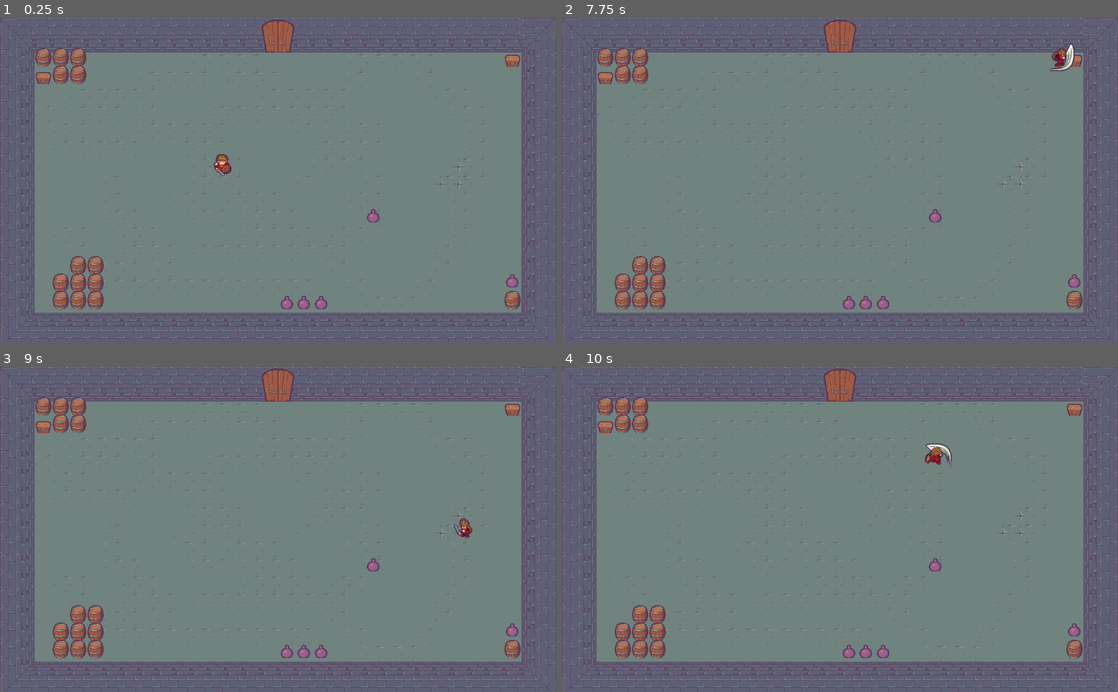
Above: before the commit, frames 1-4 (two rows, left to right).
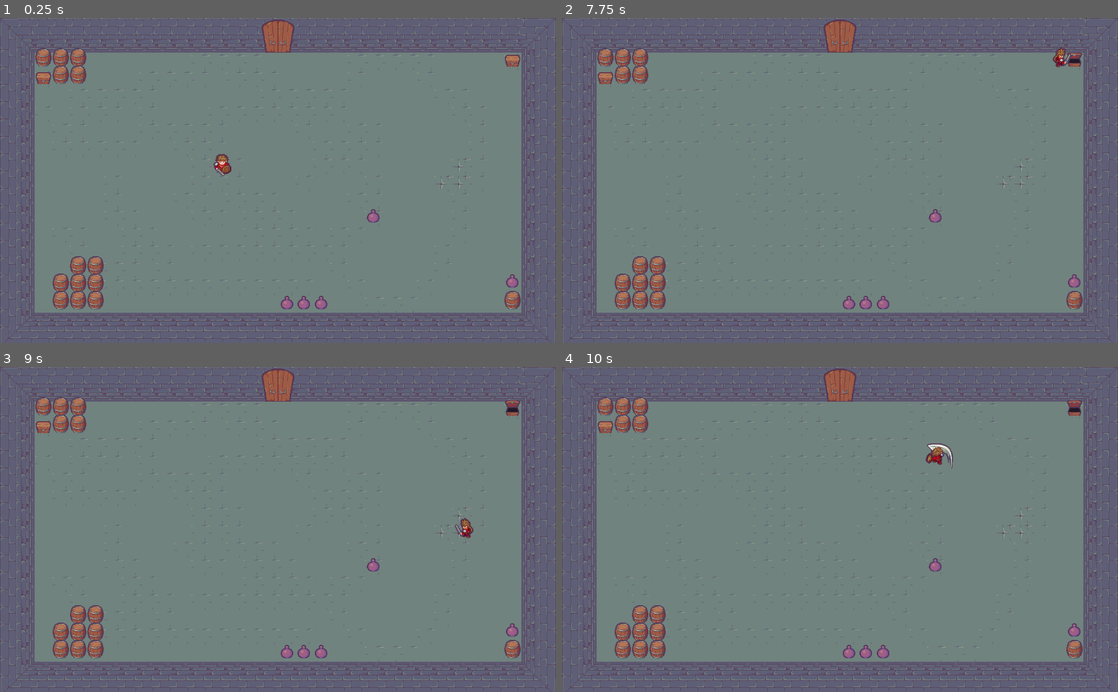
Above: after the commit, the same moments.

Repository: Franofarion/Godot-2D-ZeldIsaac-Tutorial
Game: Godot game, scene res://Scenes/Levels/Level.tscn
Two runs of this game, one before a commit and one after it. Both use one fixed random seed, a clock stepped at 60 frames per second and the inputs below.
Inputs:
- Up to frame 1 (0.25 s): no input
- Up to frame 2 (7.75 s): tap Enter (ui_accept) at 0.5, 0.77, 1.52, 3.02, 3.77, 4.52, 6.02, 6.77, 7.52 s; hold Up (ui_up) 0.53-2.03 s; hold Left (ui_left) 2.03-3.53 s; hold Down (ui_down) 3.53-4.28 s; hold Right (ui_right) 4.28-5.03 s; hold Up (ui_up) 5.03-5.78 s; hold Right (ui_right) from 5.78 s (still down)
- Up to frame 3 (9 s): release Right (ui_right) at 8.03 s; hold Down (ui_down) 8.03-8.78 s; hold Left (ui_left) from 8.78 s (still down)
- Up to frame 4 (10 s): tap Enter (ui_accept) at 9.02, 9.77 s; release Left (ui_left) at 9.53 s; hold Up (ui_up) from 9.53 s (still down)

The runs differ from the first frame. In frame 1, less than 0.1% of the frame differs, in the area x 6-94%, y 11-21%; in frame 2, 0.3%; in frame 3, 0.2%; in frame 4, 0.3%, in the area x 6-94%, y 10-32%.

Commit message:
interact with chest

Diff:
--- a/Scenes/Character/Character.gd
+++ b/Scenes/Character/Character.gd
@@ -113,6 +113,15 @@
 		if body.has_method('destroy'):
 			body.destroy()
 
+func _interaction_attempt() -> bool:
+	var bodies_array = attack_hitbox.get_overlapping_bodies()
+
+	for body in bodies_array:
+		if body.has_method('interact'):
+			body.interact()
+			return true
+
+	return false
 
 #### SIGNAL RESPONSES ####
 
@@ -122,6 +131,9 @@
 
 
 func _on_state_changed():
+	if state == STATE.ATTACK:
+		if _interaction_attempt():
+			set_state(STATE.IDLE)
 	_update_animation()
 
 
--- /dev/null
+++ b/Scenes/InteractiveObjects/Chest/Chest.gd
@@ -0,0 +1,23 @@
+extends StaticBody2D
+
+onready var animated_sprite = $AnimatedSprite
+onready var colision_shape = $CollisionShape2D
+
+enum STATE {
+	IDLE,
+	OPENING,
+	OPEN
+}
+
+var state : int = STATE.IDLE
+
+func interact() -> void:
+	if state != STATE.IDLE:
+		return
+	state = STATE.OPENING
+	animated_sprite.play('Open')
+
+
+func _on_AnimatedSprite_animation_finished():
+	if animated_sprite.get_animation() == 'Open':
+		state = STATE.OPEN
--- /dev/null
+++ b/Scenes/InteractiveObjects/Chest/Chest.tscn
@@ -0,0 +1,53 @@
+[gd_scene load_steps=10 format=2]
+
+[ext_resource path="res://Scenes/InteractiveObjects/Chest/Chest_SpriteSheet.png" type="Texture" id=1]
+[ext_resource path="res://Scenes/InteractiveObjects/Chest/Chest.gd" type="Script" id=2]
+
+[sub_resource type="AtlasTexture" id=1]
+atlas = ExtResource( 1 )
+region = Rect2( 0, 0, 64, 64 )
+
+[sub_resource type="AtlasTexture" id=2]
+atlas = ExtResource( 1 )
+region = Rect2( 64, 0, 64, 64 )
+
+[sub_resource type="AtlasTexture" id=3]
+atlas = ExtResource( 1 )
+region = Rect2( 128, 0, 64, 64 )
+
+[sub_resource type="AtlasTexture" id=4]
+atlas = ExtResource( 1 )
+region = Rect2( 192, 0, 64, 64 )
+
+[sub_resource type="AtlasTexture" id=5]
+atlas = ExtResource( 1 )
+region = Rect2( 256, 0, 64, 64 )
+
+[sub_resource type="SpriteFrames" id=6]
+animations = [ {
+"frames": [ SubResource( 1 ) ],
+"loop": false,
+"name": "Idle",
+"speed": 5.0
+}, {
+"frames": [ SubResource( 2 ), SubResource( 3 ), SubResource( 4 ), SubResource( 5 ) ],
+"loop": false,
+"name": "Open",
+"speed": 10.0
+} ]
+
+[sub_resource type="RectangleShape2D" id=7]
+extents = Vector2( 14, 11 )
+
+[node name="Chest" type="StaticBody2D"]
+script = ExtResource( 2 )
+
+[node name="AnimatedSprite" type="AnimatedSprite" parent="."]
+frames = SubResource( 6 )
+animation = "Idle"
+
+[node name="CollisionShape2D" type="CollisionShape2D" parent="."]
+position = Vector2( 0, -1 )
+shape = SubResource( 7 )
+
+[connection signal="animation_finished" from="AnimatedSprite" to="." method="_on_AnimatedSprite_animation_finished"]
--- a/Scenes/InteractiveObjects/Jar/Jar.tscn
+++ b/Scenes/InteractiveObjects/Jar/Jar.tscn
@@ -2,10 +2,6 @@
 
 [ext_resource path="res://Scenes/InteractiveObjects/Jar/Jar_SpriteSheet.png" type="Texture" id=1]
 [ext_resource path="res://Scenes/InteractiveObjects/Jar/Jar.gd" type="Script" id=2]
-
-[sub_resource type="AtlasTexture" id=2]
-atlas = ExtResource( 1 )
-region = Rect2( 0, 0, 64, 64 )
 
 [sub_resource type="AtlasTexture" id=3]
 atlas = ExtResource( 1 )
@@ -27,17 +23,21 @@
 atlas = ExtResource( 1 )
 region = Rect2( 320, 0, 64, 64 )
 
+[sub_resource type="AtlasTexture" id=2]
+atlas = ExtResource( 1 )
+region = Rect2( 0, 0, 64, 64 )
+
 [sub_resource type="SpriteFrames" id=8]
 animations = [ {
+"frames": [ SubResource( 3 ), SubResource( 4 ), SubResource( 5 ), SubResource( 6 ), SubResource( 7 ) ],
+"loop": false,
+"name": "Break",
+"speed": 10.0
+}, {
 "frames": [ SubResource( 2 ) ],
 "loop": false,
 "name": "Idle",
 "speed": 5.0
-}, {
-"frames": [ SubResource( 3 ), SubResource( 4 ), SubResource( 5 ), SubResource( 6 ), SubResource( 7 ) ],
-"loop": false,
-"name": "Break",
-"speed": 10.0
 } ]
 
 [sub_resource type="CircleShape2D" id=1]
--- a/Scenes/Levels/Level.tscn
+++ b/Scenes/Levels/Level.tscn
@@ -1,8 +1,9 @@
-[gd_scene load_steps=41 format=2]
+[gd_scene load_steps=42 format=2]
 
 [ext_resource path="res://Scenes/Character/Character.tscn" type="PackedScene" id=1]
 [ext_resource path="res://Scenes/Levels/Tilesets/Tileset.png" type="Texture" id=2]
 [ext_resource path="res://Scenes/InteractiveObjects/Jar/Jar.tscn" type="PackedScene" id=3]
+[ext_resource path="res://Scenes/InteractiveObjects/Chest/Chest.tscn" type="PackedScene" id=4]
 
 [sub_resource type="ConvexPolygonShape2D" id=2]
 points = PoolVector2Array( 32, 32, 0, 32, 0, 0, 32, 0 )
@@ -448,7 +449,7 @@
 tile_set = SubResource( 1 )
 cell_size = Vector2( 32, 32 )
 format = 1
-tile_data = PoolIntArray( 15, 3, 0, 65538, 2, 0, 65539, 2, 0, 65540, 2, 0, 131075, 2, 0, 131076, 2, 0, 131079, 5, 0, 131080, 5, 0, 131101, 0, 0, 196610, 0, 0, 196615, 5, 0, 262171, 5, 0, 524303, 5, …(200 unchanged characters)…
+tile_data = PoolIntArray( 15, 3, 0, 65538, 2, 0, 65539, 2, 0, 65540, 2, 0, 131075, 2, 0, 131076, 2, 0, 131079, 5, 0, 131080, 5, 0, 131101, 5, 3, 196610, 5, 3, 196615, 5, 0, 262171, 5, 0, 524303, 5, …(200 unchanged characters)…
 
 [node name="Jars" type="Node" parent="."]
 
@@ -470,3 +471,11 @@
 [node name="Character" parent="." instance=ExtResource( 1 )]
 position = Vector2( 409, 272 )
 z_index = 1
+
+[node name="Chest" type="Node" parent="."]
+
+[node name="Chest" parent="Chest" instance=ExtResource( 4 )]
+position = Vector2( 80, 112 )
+
+[node name="Chest2" parent="Chest" instance=ExtResource( 4 )]
+position = Vector2( 944, 80 )
Renamed: assets/Chest_SpriteSheet.png -> Scenes/InteractiveObjects/Chest/Chest_SpriteSheet.png
Not shown, changed: Scenes/InteractiveObjects/Chest/Chest_SpriteSheet.png.import
